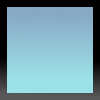
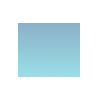
Two versions of the same layered image (w=100, h=100). Layer-by-layer changes:
painted on "Background" over [0,0,100,100]
